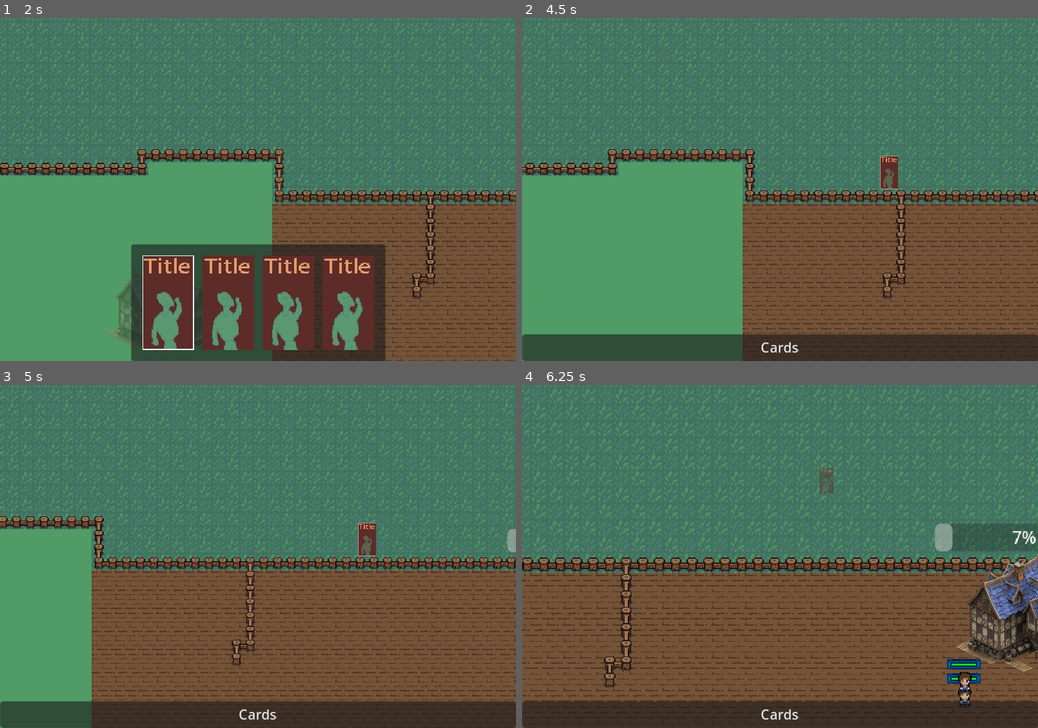
Above: before the commit, frames 1-4 (two rows, left to right).
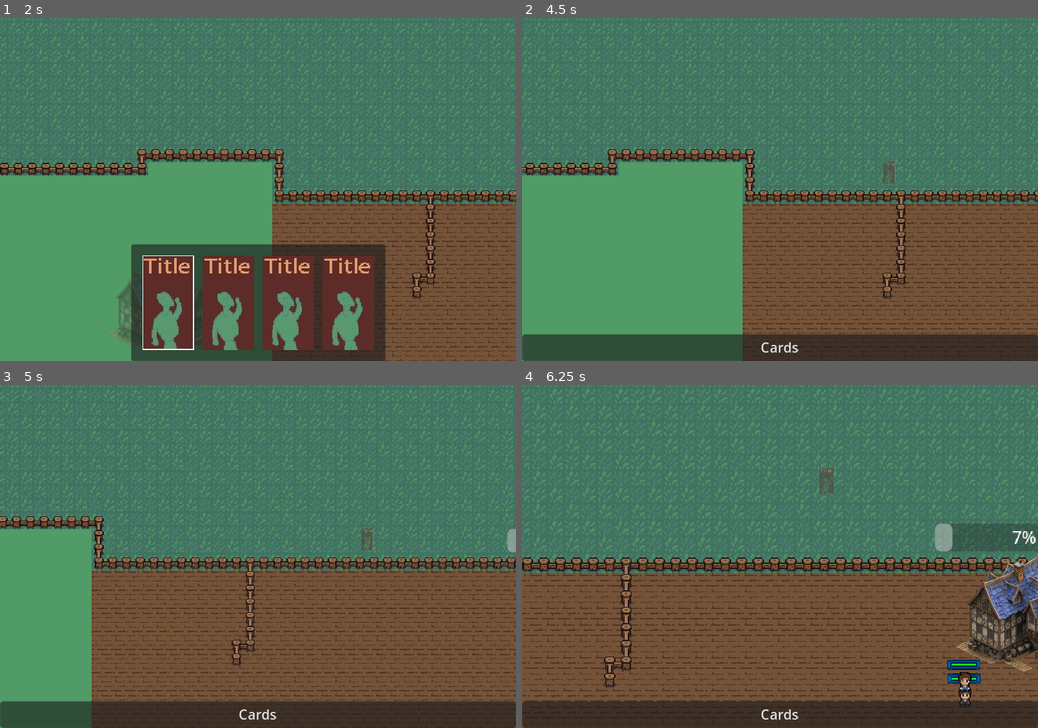
Above: after the commit, the same moments.

Repository: SiTOTG/KingVsKing
Game: Godot game, scene res://world/world.tscn
Same seed, same stepped clock (60 frames per second), same inputs: the game is played once before the commit and once after it.
Inputs (mouse positions are in pixels of both pictures, inside the frame that each line leads up to):
- Up to frame 1 (2 s): click "Cards" at 0.5 s; click (165, 302) at 1.25 s
- Up to frame 2 (4.5 s): click (749, 302) at 2 s; click (810, 302) at 2.75 s; click (872, 302) at 3.5 s; tap Enter at 4.25 s; move the mouse to (893, 172) at 4.27 s; hold Right (ui_right) from 4.28 s (still down); tap Middle mouse button (drag, bound only after the commit) at 4.35 s; click (893, 172) at 4.42 s
- Up to frame 3 (5 s): keep holding Right (ui_right)
- Up to frame 4 (6.25 s): release Right (ui_right) at 5 s; drag from (676, 573) to (754, 625) at 5.02 s; tap Space at 5.75 s; move the mouse to (831, 481) at 5.77 s; hold Right (ui_right) from 5.78 s (still down); tap Mouse wheel up (zoom_in_slow) at 5.85 s; click (831, 481) at 5.92 s

Frame 1 is identical in both runs. In frame 2, 0.3% of the frame differs, in the area x 69-73%, y 40-50%; in frame 3, 0.3%; in frame 4, less than 0.1%.
Error in both runs: Invalid call. Nonexistent function 'get_next_location' in base 'NavigationAgent2D'. (res://creatures/creature.gd:66)

Commit message:
Add button to cancel card activation

Diff:
--- a/player/card_hud.gd
+++ b/player/card_hud.gd
@@ -14,11 +14,12 @@
 signal create_spawner(position: Vector2, spawner_scene: PackedScene)
 
 enum {
+	RESET,
 	NO_TARGET,
 	SPAWNER
 }
 
-var ctx: int = NO_TARGET
+var ctx: int = RESET
 
 func _ready():
 	show()
@@ -30,19 +31,24 @@
 
 func _unhandled_input(event):
 
-	if event is InputEventMouseButton and event.pressed and event.button_index == 1:
-		event = event as InputEventMouseButton
-		if held_card and ctx == SPAWNER and _tilemap_master.can_build_there():
-			var spawner = load(held_card.spawner_scene) as PackedScene
-			create_spawner.emit(_tilemap_master.get_origin_position(), spawner)
-			_tilemap_master.set_tiles_as_blocked()
+	if event is InputEventMouseButton and event.pressed:
+		if event.button_index == MOUSE_BUTTON_LEFT:
+			if held_card and ctx == SPAWNER and _tilemap_master.can_build_there():
+				var spawner = load(held_card.spawner_scene) as PackedScene
+				create_spawner.emit(_tilemap_master.get_origin_position(), spawner)
+				_tilemap_master.set_tiles_as_blocked()
+		elif event.button_index == MOUSE_BUTTON_RIGHT and held_card:
+			release_card()
 
 func _physics_process(delta):
-	if held_card_sprite:
+	if held_card and held_card_sprite:
 		held_card_sprite.global_position = held_card_sprite.get_global_mouse_position()
 		update_ctx()
 
 func update_ctx():
+	if not held_card:
+		ctx = RESET
+		return
 	if _tilemap_master.is_over_tile():
 		if ctx != SPAWNER:
 			ctx = SPAWNER
@@ -75,6 +81,9 @@
 func release_card():
 	held_card = null
 	held_card_sprite.queue_free()
+	held_card_sprite = null
+	_tilemap_master.hide_buildable_tiles()
+	update_ctx()
 
 func _on_expand_mouse_entered():
 	cardsPanel.show()
--- a/player/spawner.tscn
+++ b/player/spawner.tscn
@@ -37,4 +37,6 @@
 [node name="MovePosition" type="Marker2D" parent="."]
 position = Vector2(-360, 16)
 
+[node name="NavigationObstacle2D" type="NavigationObstacle2D" parent="."]
+
 [connection signal="timeout" from="SpawnTimer" to="." method="_on_spawn_timer_timeout"]
--- a/project.godot
+++ b/project.godot
@@ -114,7 +114,7 @@
 }
 drag={
 "deadzone": 0.5,
-"events": [Object(InputEventMouseButton,"resource_local_to_s …(202 unchanged characters)… ctor2(0, 0),"factor":1.0,"button_index":2,"pressed":false,"double_click":false,"script":null)
+"events": [Object(InputEventMouseButton,"resource_local_to_s …(202 unchanged characters)… ctor2(0, 0),"factor":1.0,"button_index":3,"pressed":false,"double_click":false,"script":null)
 ]
 }
 zoom_in_slow={
--- a/world/player_camera.gd
+++ b/world/player_camera.gd
@@ -10,9 +10,6 @@
 var screen_start_position
 
 var dragging = false
-#
-#func _ready():
-#	Input.mouse_mode = Input.MOUSE_MODE_CONFINED
 
 func _unhandled_input(event):
 	if event.is_action("drag"):
